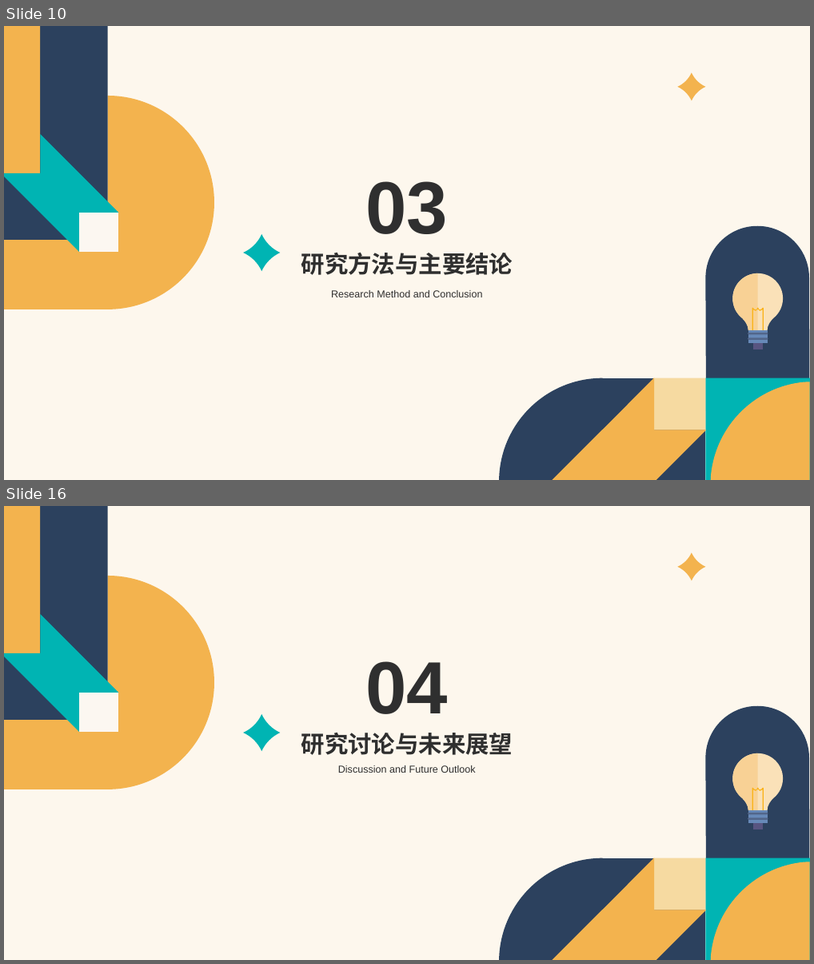
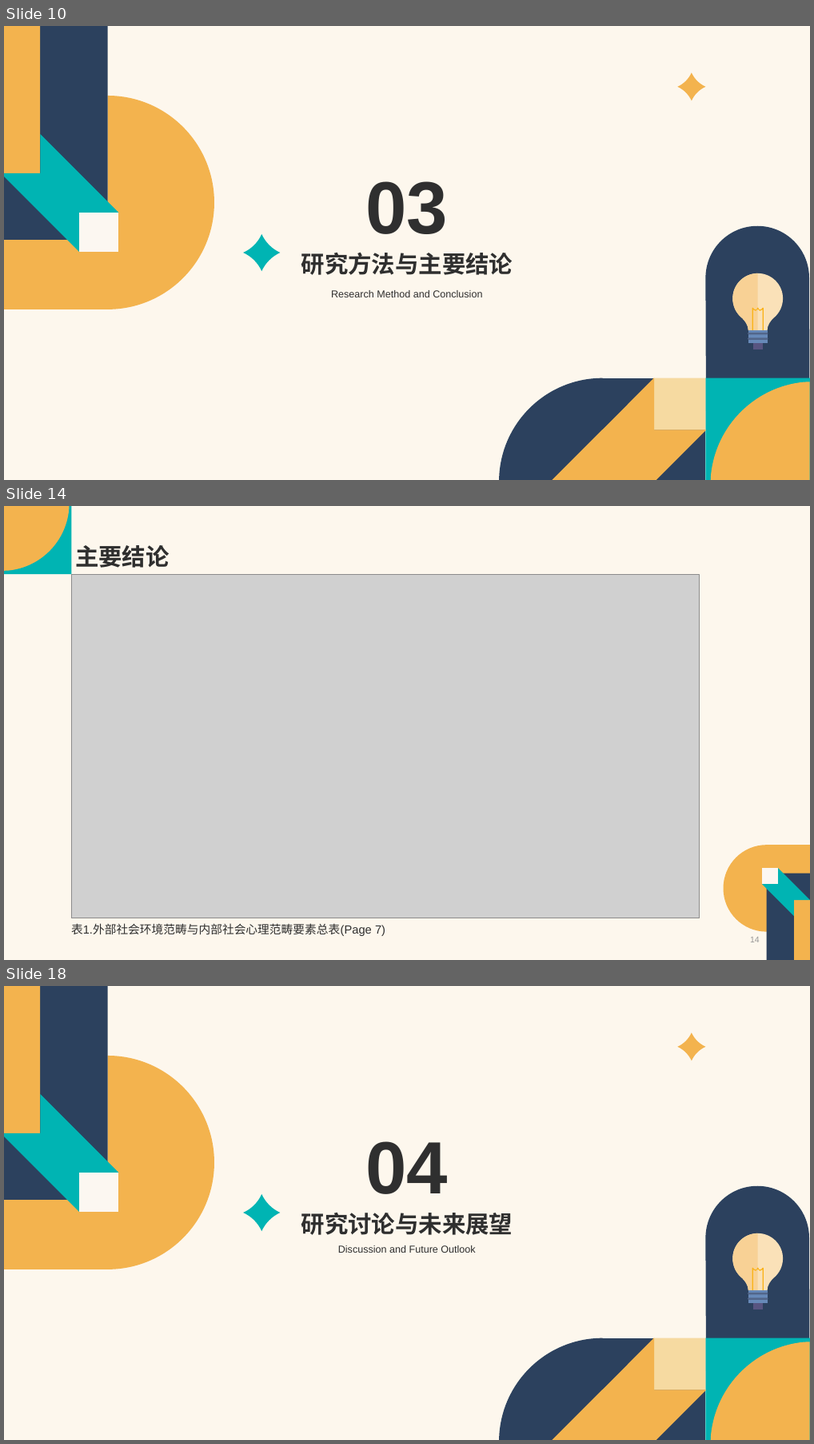
Before and after one commit to Vaelubo/Research, a slide deck: SSCI文章汇报-卢波.pptx. Shown one above the other, each under a label of ours: slides 10 and 16 before the commit, slides 10, 14 and 18 after it; the slides between them are not shown. The pictures are 814x964 and 814x1444 pixels, drawn with LibreOffice and Linux fonts; fonts in the diff are those of the drawing; grey boxes stand for pictures. Boxes give left, top, right and bottom in pixels: in the first picture for what was removed or moved away, otherwise in the second. Text is boxed around its words. In the diff, an @@ line names an element or a change of style, - is before the commit and + after.

```diff
--- a/SSCI文章汇报-卢波.pptx
+++ b/SSCI文章汇报-卢波.pptx
@@ slide 14 added at (4, 506, 810, 960), background #FDF0DC at 50% opacity @@
@@ rectangle added at (4, 506, 72, 574), fill #00B4B3 @@
@@ freeform shape added at (4, 506, 69, 571), fill #F3B34E @@
@@ title added at (75, 545, 169, 568), 28 pt, text #2F2F2F, bold @@
+主要结论
@@ picture added at (71, 574, 700, 918) @@
@@ group added at (724, 844, 810, 960): 4 freeform shapes, 1 rectangle @@
@@ text added at (71, 923, 386, 936), 14 pt, text #2F2F2F @@
+表1.外部社会环境范畴与内部社会心理范畴要素总表(Page 7)
@@ page number added at (750, 936, 760, 942), 10 pt, text #979797 @@
+14
@@ what was slide 16 is now slide 18 @@
```
Also in this commit, not shown: 12 slides changed, 2 other slides added, 1 other file.
